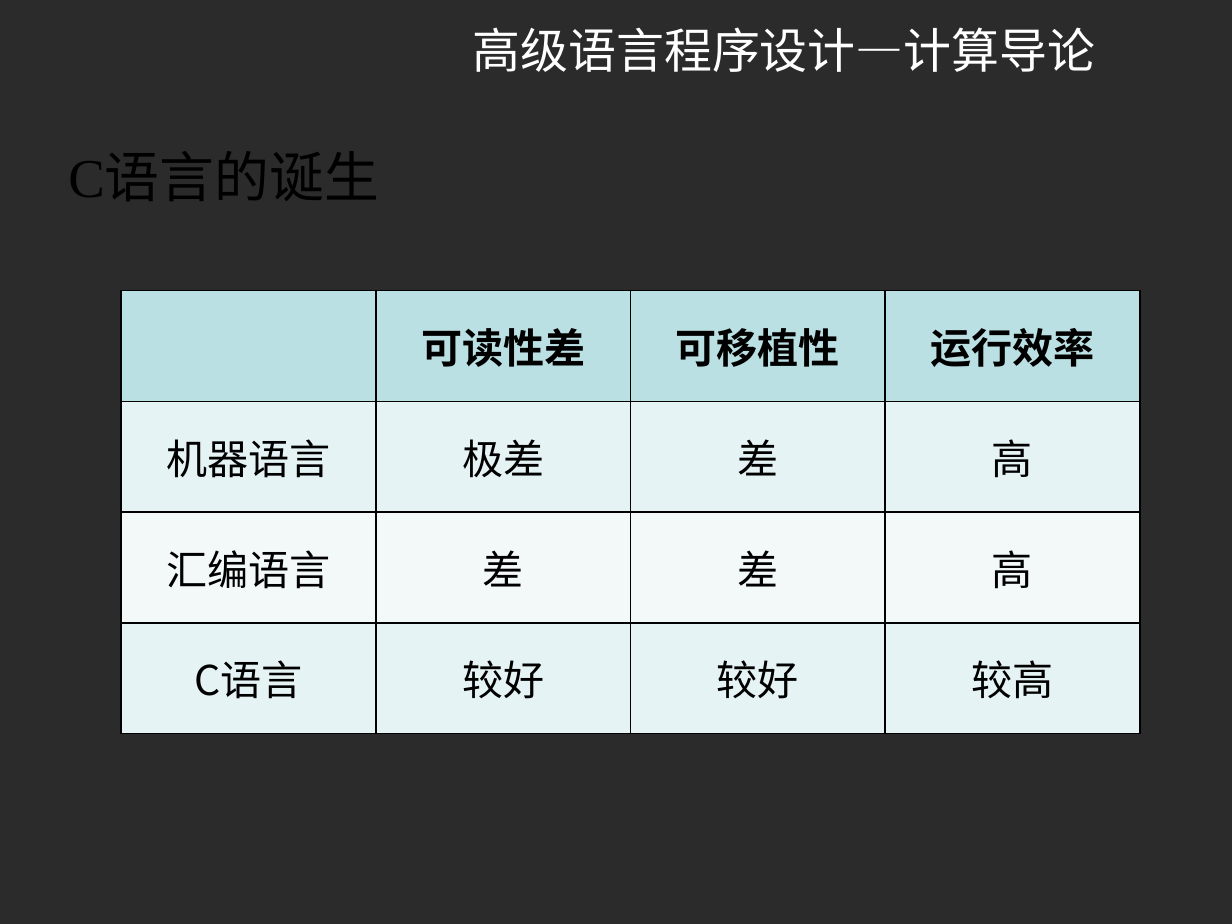
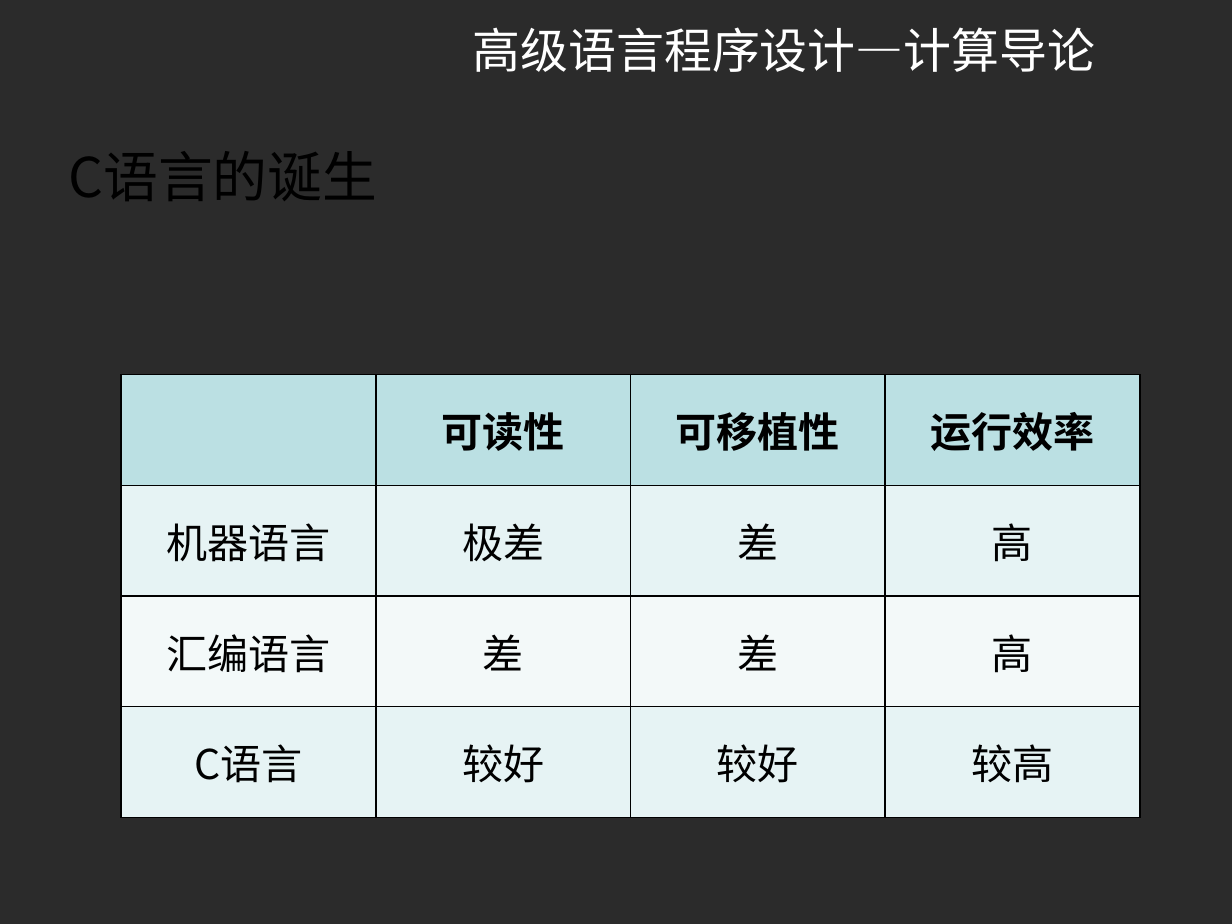
Before and after one commit to rshouc/Advanced-Programming-2018-Autumn, a slide deck: slide 28 of Slides/1 计算导论1.pptx (slide 23 before the commit). Drawn at 1232x924 pixels with LibreOffice and Linux fonts; fonts in the diff are those of the drawing; background and template pictures are left out; a plain dark background stands for a picture behind light text. Boxes give left, top, right and bottom in pixels: in the first picture for what was removed or moved away, otherwise in the second. Text is boxed around its words. In the diff, an @@ line names an element or a change of style, - is before the commit and + after.

```diff
--- a/Slides/1 计算导论1.pptx
+++ b/Slides/1 计算导论1.pptx
@@ text "C语言的诞生" at (x1=68, y1=151, x2=377, y2=201): font Times New Roman to Noto Sans CJK SC @@
@@ table at (x1=121, y1=375, x2=1141, y2=818) @@
-row 1, column 2: 可读性差
+row 1, column 2: 可读性
@@ table moved from (x1=121, y1=291, x2=1141, y2=734) to (x1=121, y1=375, x2=1141, y2=818) @@
```
Also in this commit, not shown: 10 other slides changed, 6 slides added, 1 slide removed, 4 other files.
